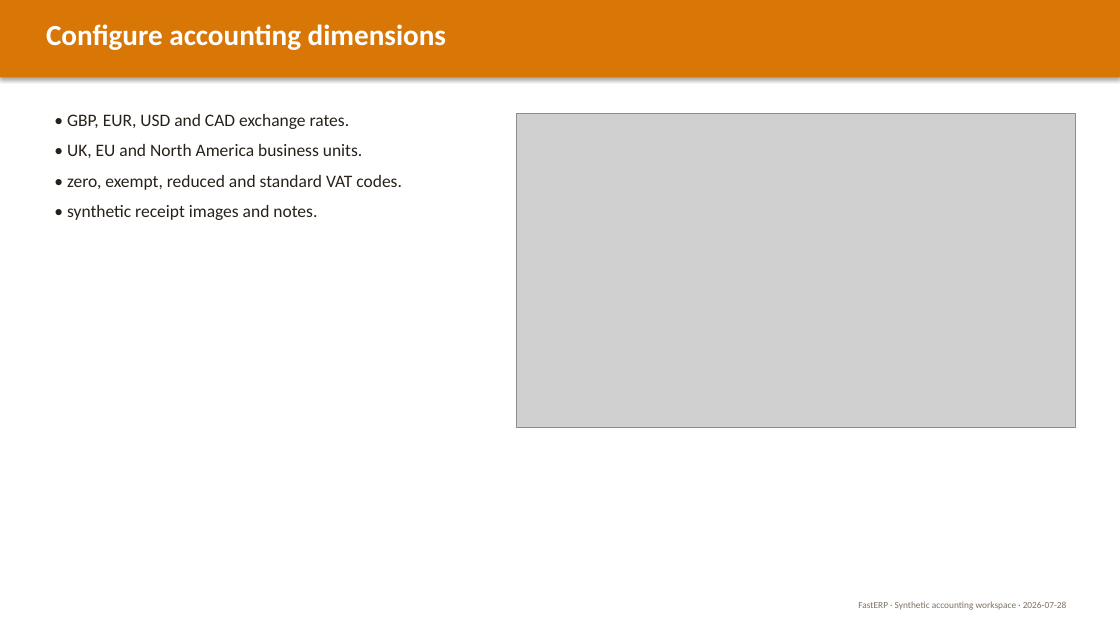
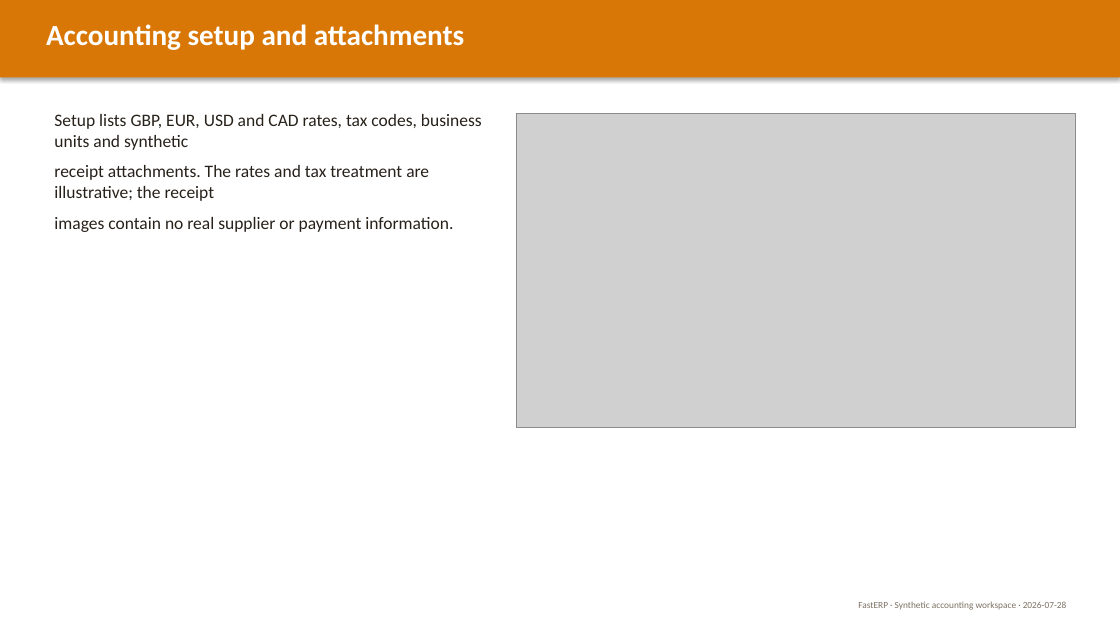
Before and after one commit to predictivelabsai/FastERP, a slide deck: slide 16 of docs/FastERP_user_guide_2026-07-28.pptx (slide 8 before the commit). Drawn at 1120x630 pixels with LibreOffice and Linux fonts; fonts in the diff are those of the drawing; grey boxes stand for pictures. Boxes give left, top, right and bottom in pixels: in the first picture for what was removed or moved away, otherwise in the second. Text is boxed around its words. In the diff, an @@ line names an element or a change of style, - is before the commit and + after.

```diff
--- a/docs/FastERP_user_guide_2026-07-28.pptx
+++ b/docs/FastERP_user_guide_2026-07-28.pptx
@@ text at [46, 24, 464, 50]: text changed @@
-Configure accounting dimensions
+Accounting setup and attachments
@@ text at [54, 114, 482, 232]: text changed @@
-• GBP, EUR, USD and CAD exchange rates.
-• UK, EU and North America business units.
-• zero, exempt, reduced and standard VAT codes.
-• synthetic receipt images and notes.
+Setup lists GBP, EUR, USD and CAD rates, tax codes, business units and synthetic
+receipt attachments. The rates and tax treatment are illustrative; the receipt
+images contain no real supplier or payment information.
```
Also in this commit, not shown: 8 other slides changed, 8 slides added, 2 slides removed, 27 other files.
